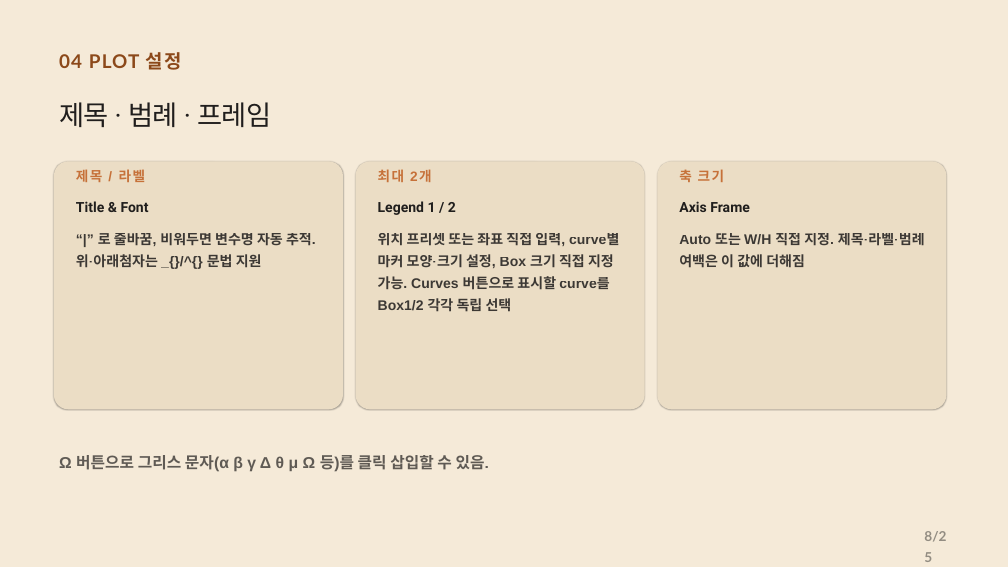
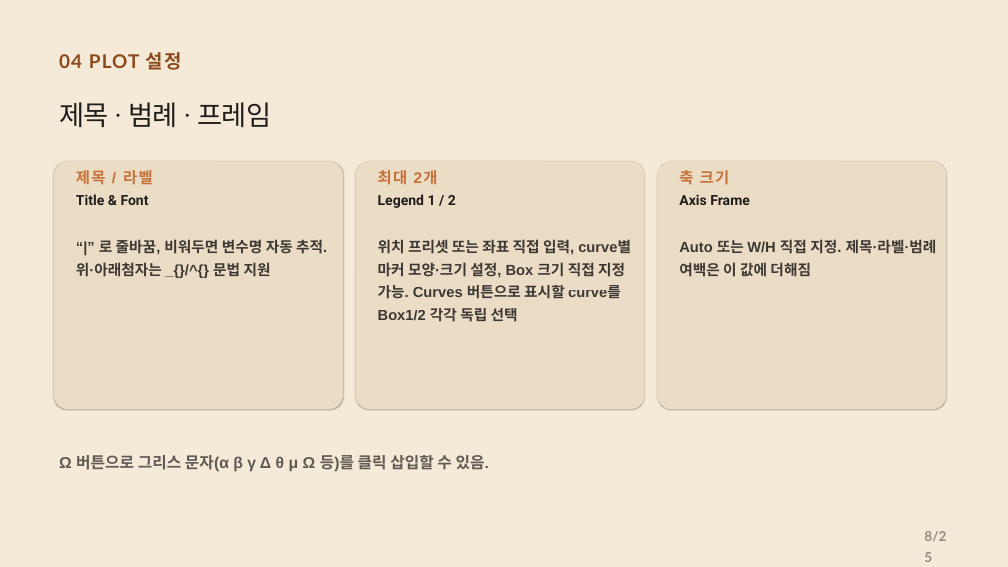
Before and after one commit to CWKIM113/CathPlot_Pub, a slide deck: slide 8 of CathPlot_발표.pptx. Drawn at 1008x567 pixels with LibreOffice and Linux fonts; fonts in the diff are those of the drawing. Boxes give left, top, right and bottom in pixels: in the first picture for what was removed or moved away, otherwise in the second. Text is boxed around its words. In the diff, an @@ line names an element or a change of style, - is before the commit and + after.

```diff
--- a/CathPlot_발표.pptx
+++ b/CathPlot_발표.pptx
@@ size 19.5 to 22 pt in 3 elements at (76, 170, 153, 185), (378, 170, 438, 185), (679, 170, 730, 185) @@
@@ 3 texts: place and size @@
-3 texts at (76, 201, 750, 215)
+3 texts at (76, 194, 750, 208)
@@ size 20 to 21 pt in 3 elements at (76, 239, 327, 277), (679, 239, 937, 277), (378, 239, 631, 322) @@
```
Also in this commit, not shown: 10 other slides changed.
